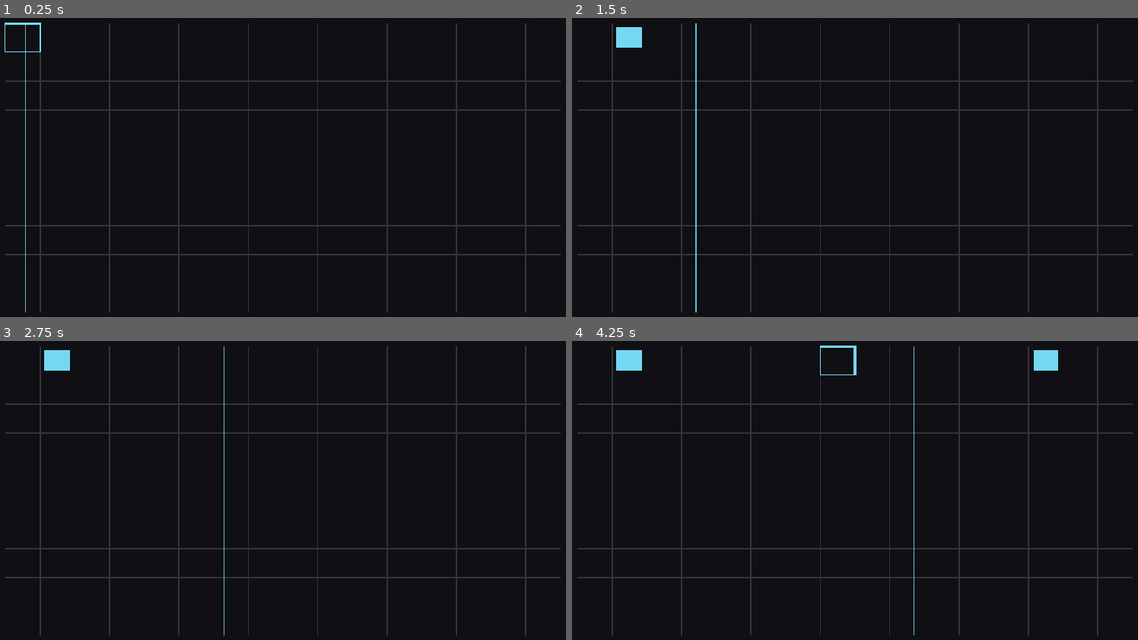
Above: before the commit, frames 1-4 (two rows, left to right).
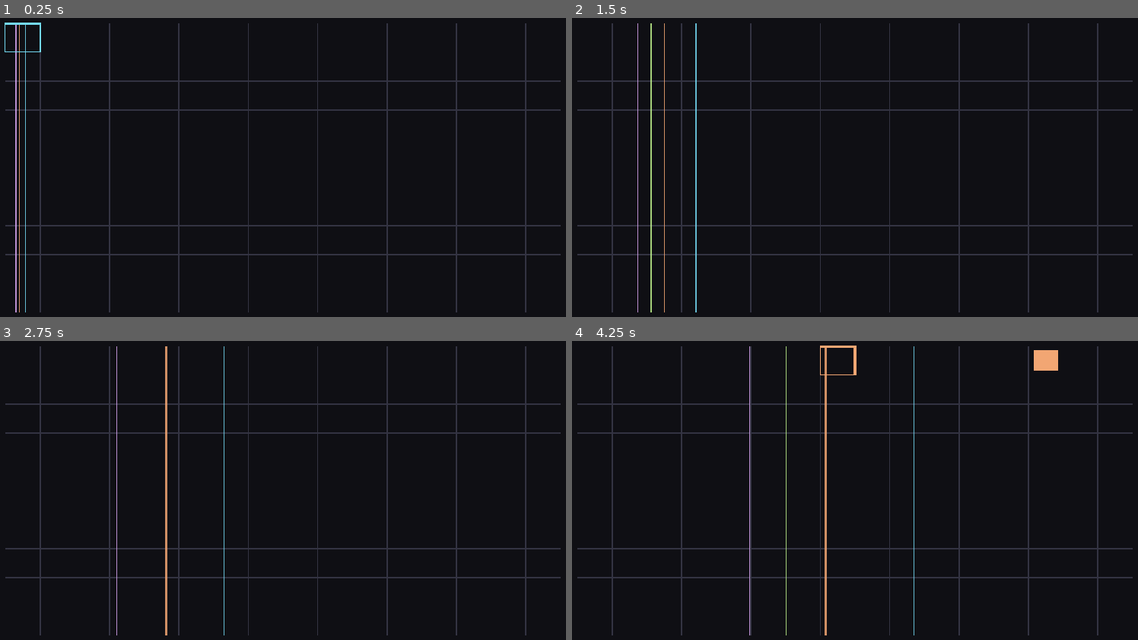
Above: after the commit, the same moments.

Repository: maximorales36-png/Sono-Arcumai
Game: Godot game, scene res://scenes/main.tscn
Two runs of this game, one before a commit and one after it. Both use one fixed random seed, a clock stepped at 60 frames per second and the inputs below.
Inputs:
- Up to frame 1 (0.25 s): no input
- Up to frame 2 (1.5 s): tap Enter at 0.5 s; hold D (move_right) 0.53-1.28 s; tap H (btn1) at 0.6 s; tap Space at 0.77, 1.25 s; hold S (move_down) from 1.28 s (still down); tap J (btn2) at 1.35 s
- Up to frame 3 (2.75 s): tap Space at 1.52 s; release S (move_down) at 2.03 s; hold D (move_right) from 2.03 s (still down); tap K (btn3) at 2.1 s
- Up to frame 4 (4.25 s): tap Enter at 2.75 s; release D (move_right) at 2.78 s; hold W (move_up) 2.78-3.53 s; tap L (btn4) at 2.85 s; tap Space at 3.02, 3.77 s; hold A (move_left) from 3.53 s (still down); tap Ctrl at 3.6 s

The runs differ from the first frame. In frame 1, 0.4% of the frame differs, in the area x 2-4%, y 2-99%; in frame 2, 0.8%; in frame 3, 0.8%; in frame 4, 1.4%, in the area x 7-86%, y 1-99%.

Commit message:
S3: cuatro capas con periodos propios y cambio de capa con btn2

Diff:
--- a/scripts/config.gd
+++ b/scripts/config.gd
@@ -67,7 +67,7 @@
 
 const STEPS := 16
 const ROWS := 10
-const LAYER_COUNT := 1  # S3: 4 capas
+const LAYER_COUNT := 4
 
 const CURSOR_REPEAT_DELAY_MSEC := 250
 const CURSOR_REPEAT_INTERVAL_MSEC := 80
@@ -91,6 +91,9 @@
 
 # Períodos de ciclo por capa, en segundos. Que no sean múltiplos entre sí.
 const LAYER_PERIOD_SECONDS: Array[float] = [7.0, 9.5, 11.3, 13.7]
+
+# Multiplicador global de velocidad de las líneas. 1.0 = períodos tal cual.
+const TEMPO_SCALE := 1.0
 
 # Dos samples por capa: [0] grave (filas de abajo), [1] agudo (filas de arriba).
 const LAYER_SAMPLE_PATHS: Array[Array] = [
@@ -121,3 +124,4 @@
 const VOICE_COUNT := 16
 const NOTE_VOLUME_DB := -6.0
 const SWEEP_LINE_WIDTH := 2.0
+const SWEEP_LINE_WIDTH_ACTIVE := 3.0
--- a/scripts/controller.gd
+++ b/scripts/controller.gd
@@ -1,7 +1,9 @@
-# Lee las acciones del InputMap, mueve el cursor (con repetición al mantener) y asienta o borra notas.
-# Depende de config.gd y de state.gd: main.gd le asigna el State antes de agregarlo al árbol.
+# Lee las acciones del InputMap, mueve el cursor (con repetición al mantener), asienta o borra notas
+# y cambia de capa. Depende de config.gd y de state.gd: main.gd le asigna el State antes de agregarlo.
 class_name Controller
 extends Node
+
+signal layer_changed(layer: int)
 
 var state: State
 
@@ -22,6 +24,9 @@
 
 	if Input.is_action_just_pressed(Config.ACTION_BTN1):
 		_toggle_note()
+
+	if Input.is_action_just_pressed(Config.ACTION_BTN2):
+		_select_next_layer()
 
 
 func _handle_direction(action: StringName, delta_step: Vector2i, now_msec: int) -> void:
@@ -49,4 +54,13 @@
 func _toggle_note() -> void:
 	var placed := state.toggle_note(state.cursor_step, state.cursor_row)
 	var action_word := "asentada" if placed else "borrada"
-	print("[controller] nota %s: paso %d fila %d" % [action_word, state.cursor_step, state.cursor_row])
+	print("[controller] nota %s: capa %d paso %d fila %d" % [
+		action_word, state.active_layer_index + 1, state.cursor_step, state.cursor_row
+	])
+
+
+# Circular: después de la última capa vuelve a la primera.
+func _select_next_layer() -> void:
+	state.active_layer_index = (state.active_layer_index + 1) % Config.LAYER_COUNT
+	print("[controller] capa %d de %d" % [state.active_layer_index + 1, Config.LAYER_COUNT])
+	layer_changed.emit(state.active_layer_index)
--- a/scripts/main.gd
+++ b/scripts/main.gd
@@ -31,6 +31,7 @@
 	_controller = Controller.new()
 	_controller.state = _state
 	add_child(_controller)
+	_controller.layer_changed.connect(_voice_pool.play_cursor_preview)
 
 	_view = View.new()
 	_view.state = _state
--- a/scripts/sequencer.gd
+++ b/scripts/sequencer.gd
@@ -11,6 +11,11 @@
 
 
 func _ready() -> void:
+	assert(
+		Config.LAYER_PERIOD_SECONDS.size() == Config.LAYER_COUNT,
+		"[sequencer] LAYER_PERIOD_SECONDS tiene %d períodos y hay %d capas" % [Config.LAYER_PERIOD_SECONDS.size(), Config.LAYER_COUNT]
+	)
+	assert(Config.TEMPO_SCALE > 0.0, "[sequencer] TEMPO_SCALE tiene que ser mayor que cero")
 	_origin_usec = Time.get_ticks_usec()
 	for _layer: int in Config.LAYER_COUNT:
 		_last_step.append(-1)
@@ -30,5 +35,5 @@
 func get_phase(layer: int) -> float:
 	assert(layer >= 0 and layer < Config.LAYER_COUNT, "[sequencer] capa fuera de rango: %d" % layer)
 	var elapsed_sec := float(Time.get_ticks_usec() - _origin_usec) / 1_000_000.0
-	var period_sec: float = Config.LAYER_PERIOD_SECONDS[layer]
+	var period_sec: float = Config.LAYER_PERIOD_SECONDS[layer] / Config.TEMPO_SCALE
 	return fposmod(elapsed_sec / period_sec, 1.0) * float(Config.STEPS)
--- a/scripts/view.gd
+++ b/scripts/view.gd
@@ -10,6 +10,10 @@
 func _ready() -> void:
 	assert(state != null, "[view] falta el State: main.gd tiene que asignarlo antes de agregar el nodo")
 	assert(sequencer != null, "[view] falta el Sequencer: main.gd tiene que asignarlo antes de agregar el nodo")
+	assert(
+		Config.LAYER_COLORS.size() == Config.LAYER_COUNT,
+		"[view] LAYER_COLORS tiene %d colores y hay %d capas" % [Config.LAYER_COLORS.size(), Config.LAYER_COUNT]
+	)
 
 
 func _process(_delta: float) -> void:
@@ -58,17 +62,24 @@
 
 
 func _draw_sweep_lines(grid_rect: Rect2) -> void:
+	# Las inactivas primero y la activa al final, así la activa queda encima y más marcada.
 	for layer: int in Config.LAYER_COUNT:
-		var phase := sequencer.get_phase(layer)
-		var x := grid_rect.position.x + phase / float(Config.STEPS) * grid_rect.size.x
-		var line_color: Color = Config.LAYER_COLORS[layer]
-		line_color.a = 0.85
-		draw_line(
-			Vector2(x, grid_rect.position.y),
-			Vector2(x, grid_rect.end.y),
-			line_color,
-			Config.SWEEP_LINE_WIDTH
-		)
+		if layer != state.active_layer_index:
+			_draw_sweep_line(layer, grid_rect, Config.SWEEP_LINE_WIDTH)
+	_draw_sweep_line(state.active_layer_index, grid_rect, Config.SWEEP_LINE_WIDTH_ACTIVE)
+
+
+func _draw_sweep_line(layer: int, grid_rect: Rect2, line_width: float) -> void:
+	var phase := sequencer.get_phase(layer)
+	var x := grid_rect.position.x + phase / float(Config.STEPS) * grid_rect.size.x
+	var line_color: Color = Config.LAYER_COLORS[layer]
+	line_color.a = 0.85
+	draw_line(
+		Vector2(x, grid_rect.position.y),
+		Vector2(x, grid_rect.end.y),
+		line_color,
+		line_width
+	)
 
 
 func _draw_notes(grid_rect: Rect2, cell_size: Vector2) -> void:
--- a/scripts/voice_pool.gd
+++ b/scripts/voice_pool.gd
@@ -1,5 +1,5 @@
-# Reproduce los samples de la capa activa, uno grave y uno agudo según la fila,
-# y la nota fantasma del cursor. Escucha step_entered y lee el State.
+# Reproduce las notas de todas las capas con el sample grave o agudo según la fila,
+# y la nota fantasma del cursor en la capa activa. Escucha step_entered y lee el State.
 # Depende de config.gd y de state.gd.
 class_name VoicePool
 extends Node
@@ -10,9 +10,10 @@
 
 var state: State
 
-var _streams: Array[AudioStream] = []
-var _players: Array[Array] = []
-var _next_player: Array[int] = []
+# Índices: [capa][zona]. Cada zona tiene su stream y su lista de voces en round-robin.
+var _streams: Array = []
+var _players: Array = []
+var _next_player: Array = []
 
 
 func _ready() -> void:
@@ -21,35 +22,45 @@
 		Config.SCALE_SEMITONES.size() == Config.ROWS,
 		"[voice_pool] SCALE_SEMITONES tiene %d notas y la grilla %d filas" % [Config.SCALE_SEMITONES.size(), Config.ROWS]
 	)
-	for _zone: int in ZONE_COUNT:
-		_streams.append(null)
-		_players.append([])
-		_next_player.append(0)
+	assert(
+		Config.LAYER_SAMPLE_PATHS.size() == Config.LAYER_COUNT,
+		"[voice_pool] LAYER_SAMPLE_PATHS tiene %d capas y LAYER_COUNT es %d" % [Config.LAYER_SAMPLE_PATHS.size(), Config.LAYER_COUNT]
+	)
+	assert(
+		Config.LAYER_SAMPLE_ROOT_MIDI.size() == Config.LAYER_COUNT,
+		"[voice_pool] LAYER_SAMPLE_ROOT_MIDI tiene %d capas y LAYER_COUNT es %d" % [Config.LAYER_SAMPLE_ROOT_MIDI.size(), Config.LAYER_COUNT]
+	)
 	_load_samples()
 	_create_players()
 
 
-# Las notas asentadas de la capa activa y la nota fantasma del cursor suenan al entrar el paso.
+# Suenan las notas de la capa que entra al paso; la nota fantasma, solo en la capa activa.
 func play_step(layer: int, step: int) -> void:
-	if layer != state.active_layer_index:
-		return
-	for cell: Vector2i in state.get_active_layer().notes:
+	assert(layer >= 0 and layer < Config.LAYER_COUNT, "[voice_pool] capa fuera de rango: %d" % layer)
+	for cell: Vector2i in state.layers[layer].notes:
 		if cell.x == step:
-			play_row(cell.y)
-	if step == state.cursor_step:
-		play_row(state.cursor_row)
+			play_row(layer, cell.y)
+	if layer == state.active_layer_index and step == state.cursor_step:
+		play_row(layer, state.cursor_row)
 
 
-func play_row(row: int) -> void:
+func play_row(layer: int, row: int) -> void:
+	assert(layer >= 0 and layer < Config.LAYER_COUNT, "[voice_pool] capa fuera de rango: %d" % layer)
 	assert(row >= 0 and row < Config.ROWS, "[voice_pool] fila fuera de rango: %d" % row)
 	var zone := zone_for_row(row)
-	if _streams[zone] == null:
+	if _streams[layer][zone] == null:
 		return
-	var players: Array = _players[zone]
-	var player: AudioStreamPlayer = players[_next_player[zone]]
-	_next_player[zone] = (_next_player[zone] + 1) % players.size()
-	player.pitch_scale = pitch_scale_for_row(row)
+	var players: Array = _players[layer][zone]
+	var voice_index: int = _next_player[layer][zone]
+	_next_player[layer][zone] = (voice_index + 1) % players.size()
+	var player: AudioStreamPlayer = players[voice_index]
+	player.pitch_scale = pitch_scale_for_row(layer, row)
 	player.play()
+
+
+# Al cambiar de capa, la fila del cursor suena enseguida con el timbre nuevo.
+func play_cursor_preview(layer: int) -> void:
+	play_row(layer, state.cursor_row)
 
 
 # Filas de abajo: sample grave. Filas de arriba: sample agudo.
@@ -58,30 +69,40 @@
 
 
 # Transpone dentro de la zona: cada sample cubre como máximo diez semitonos.
-func pitch_scale_for_row(row: int) -> float:
+func pitch_scale_for_row(layer: int, row: int) -> float:
 	var target_midi := Config.GRID_BOTTOM_MIDI + Config.SCALE_SEMITONES[Config.ROWS - 1 - row]
-	var root_midi: int = Config.LAYER_SAMPLE_ROOT_MIDI[state.active_layer_index][zone_for_row(row)]
+	var root_midi: int = Config.LAYER_SAMPLE_ROOT_MIDI[layer][zone_for_row(row)]
 	return pow(2.0, float(target_midi - root_midi) / 12.0)
 
 
 func _load_samples() -> void:
-	var layer_paths: Array = Config.LAYER_SAMPLE_PATHS[state.active_layer_index]
-	for zone: int in ZONE_COUNT:
-		var sample_path: String = layer_paths[zone]
-		if not ResourceLoader.exists(sample_path):
-			push_error("[voice_pool] falta el sample %s: esa zona queda muda" % sample_path)
-			continue
-		_streams[zone] = load(sample_path) as AudioStream
-		if _streams[zone] == null:
-			push_error("[voice_pool] %s existe pero no se pudo cargar como AudioStream" % sample_path)
+	for layer: int in Config.LAYER_COUNT:
+		_streams.append([])
+		var layer_paths: Array = Config.LAYER_SAMPLE_PATHS[layer]
+		for zone: int in ZONE_COUNT:
+			var sample_path: String = layer_paths[zone]
+			var stream: AudioStream = null
+			if not ResourceLoader.exists(sample_path):
+				push_error("[voice_pool] falta el sample %s: esa zona queda muda" % sample_path)
+			else:
+				stream = load(sample_path) as AudioStream
+				if stream == null:
+					push_error("[voice_pool] %s existe pero no se pudo cargar como AudioStream" % sample_path)
+			_streams[layer].append(stream)
 
 
 func _create_players() -> void:
 	var voices_per_zone := Config.VOICE_COUNT / ZONE_COUNT
-	for zone: int in ZONE_COUNT:
-		for _voice: int in voices_per_zone:
-			var player := AudioStreamPlayer.new()
-			player.stream = _streams[zone]
-			player.volume_db = Config.NOTE_VOLUME_DB
-			add_child(player)
-			_players[zone].append(player)
+	for layer: int in Config.LAYER_COUNT:
+		_players.append([])
+		_next_player.append([])
+		for zone: int in ZONE_COUNT:
+			var zone_players: Array[AudioStreamPlayer] = []
+			for _voice: int in voices_per_zone:
+				var player := AudioStreamPlayer.new()
+				player.stream = _streams[layer][zone]
+				player.volume_db = Config.NOTE_VOLUME_DB
+				add_child(player)
+				zone_players.append(player)
+			_players[layer].append(zone_players)
+			_next_player[layer].append(0)
--- a/tools/make_placeholder_wav.gd
+++ b/tools/make_placeholder_wav.gd
@@ -1,5 +1,6 @@
 # Herramienta temporal: genera los WAV de prueba (seno con decay) hasta que Maxi entregue samples.
-# Dos por capa: zona grave (MIDI 57, 220 Hz) y zona aguda (MIDI 69, 440 Hz).
+# Dos por capa, con la misma raíz MIDI que config.gd: grave (filas de abajo) y agudo una octava arriba.
+# Cada capa suma armónicos distintos para poder distinguirlas de oído.
 # Se corre con: godot --headless --path . --script res://tools/make_placeholder_wav.gd
 extends SceneTree
 
@@ -9,35 +10,53 @@
 const DECAY_RATE := 4.0
 const AMPLITUDE := 0.8
 
-const OUTPUTS := [
-	["res://assets/samples/layer_1_low.wav", 220.0],
-	["res://assets/samples/layer_1_high.wav", 440.0],
+# [nota raíz MIDI del sample grave, amplitudes de los armónicos 1..4]
+const LAYERS := [
+	[57, [1.0, 0.0, 0.0, 0.0]],
+	[57, [1.0, 0.5, 0.0, 0.0]],
+	[57, [1.0, 0.0, 0.35, 0.0]],
+	[57, [1.0, 0.3, 0.2, 0.15]],
 ]
 
 
 func _initialize() -> void:
-	for output: Array in OUTPUTS:
-		var sample_path: String = output[0]
-		var frequency_hz: float = output[1]
-		var error := _write_sample(sample_path, frequency_hz)
-		if error != OK:
-			push_error("[make_placeholder_wav] no se pudo escribir %s (error %d)" % [sample_path, error])
-			quit(1)
-			return
-		print("[make_placeholder_wav] escrito %s" % sample_path)
+	for layer_index: int in LAYERS.size():
+		var root_midi: int = LAYERS[layer_index][0]
+		var partials: Array = LAYERS[layer_index][1]
+		var outputs := [
+			["res://assets/samples/layer_%d_low.wav" % (layer_index + 1), root_midi],
+			["res://assets/samples/layer_%d_high.wav" % (layer_index + 1), root_midi + 12],
+		]
+		for output: Array in outputs:
+			var error := _write_sample(output[0], output[1], partials)
+			if error != OK:
+				push_error("[make_placeholder_wav] no se pudo escribir %s (error %d)" % [output[0], error])
+				quit(1)
+				return
+			print("[make_placeholder_wav] escrito %s" % output[0])
 	quit()
 
 
-func _write_sample(sample_path: String, frequency_hz: float) -> int:
+func _write_sample(sample_path: String, root_midi: int, partials: Array) -> int:
 	var frame_count := int(SAMPLE_RATE * DURATION_SECONDS)
 	var samples := PackedByteArray()
 	samples.resize(frame_count * 2)
+
+	var base_frequency_hz := _midi_to_hz(root_midi)
+	var partial_total := 0.0
+	for amplitude: float in partials:
+		partial_total += amplitude
 
 	for frame: int in frame_count:
 		var time := float(frame) / float(SAMPLE_RATE)
 		var attack := minf(time / ATTACK_SECONDS, 1.0)
 		var decay := exp(-DECAY_RATE * time)
-		var value := sin(TAU * frequency_hz * time) * attack * decay * AMPLITUDE
+		var value := 0.0
+		for partial_index: int in partials.size():
+			var partial_frequency_hz := base_frequency_hz * float(partial_index + 1)
+			var partial_amplitude: float = partials[partial_index]
+			value += sin(TAU * partial_frequency_hz * time) * partial_amplitude
+		value = value / partial_total * attack * decay * AMPLITUDE
 		samples.encode_s16(frame * 2, int(value * 32767.0))
 
 	var stream := AudioStreamWAV.new()
@@ -46,3 +65,7 @@
 	stream.stereo = false
 	stream.data = samples
 	return stream.save_to_wav(sample_path)
+
+
+func _midi_to_hz(midi: int) -> float:
+	return 440.0 * pow(2.0, float(midi - 69) / 12.0)
Not shown, added: assets/samples/layer_2_high.wav.import
Not shown, added: assets/samples/layer_2_low.wav.import
Not shown, added: assets/samples/layer_3_high.wav.import
Not shown, added: assets/samples/layer_3_low.wav.import
Not shown, added: assets/samples/layer_4_high.wav.import
Not shown, added: assets/samples/layer_4_low.wav.import
Not shown, added: assets/samples/layer_2_high.wav
Not shown, added: assets/samples/layer_2_low.wav
Not shown, added: assets/samples/layer_3_high.wav
Not shown, added: assets/samples/layer_3_low.wav
Not shown, added: assets/samples/layer_4_high.wav
Not shown, added: assets/samples/layer_4_low.wav
